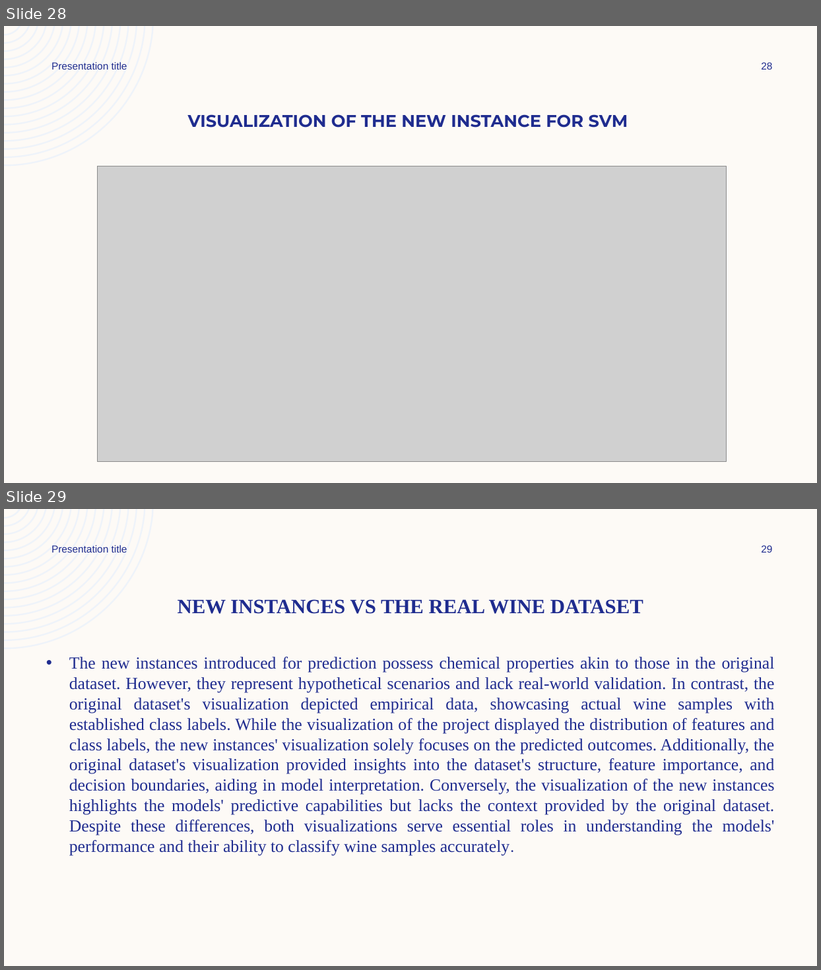
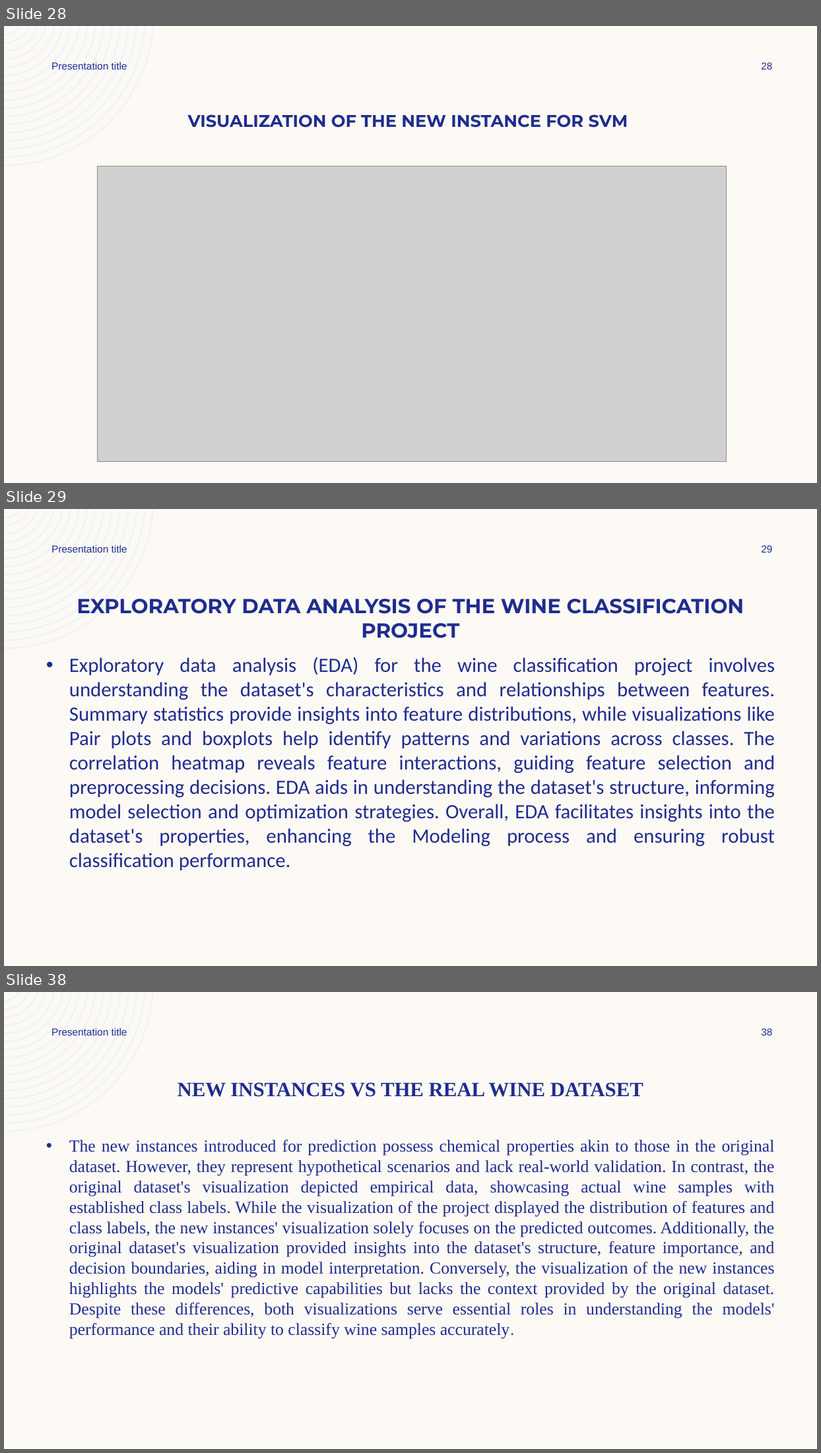
Before and after one commit to bigkebs/code-path-preview, a slide deck: Wine Classification Project_KBM_2024.pptx. Shown one above the other, each under a label of ours: slides 28 and 29 before the commit, slides 28, 29 and 38 after it; the slides between them are not shown. The pictures are 821x970 and 821x1453 pixels, drawn with LibreOffice and Linux fonts; fonts in the diff are those of the drawing; grey boxes stand for pictures. Boxes give left, top, right and bottom in pixels: in the first picture for what was removed or moved away, otherwise in the second. Text is boxed around its words. In the diff, an @@ line names an element or a change of style, - is before the commit and + after.

```diff
--- a/Wine Classification Project_KBM_2024.pptx
+++ b/Wine Classification Project_KBM_2024.pptx
@@ slide 29 added at bbox=[4, 509, 817, 966], background #FDFAF6; not listed: 1 template element that a slide beside it also shows @@
@@ text added at bbox=[52, 545, 127, 553], 12 pt, text #1F2C8F @@
+Presentation title
@@ page number added at bbox=[761, 545, 772, 553], 12 pt, text #1F2C8F @@
+29
@@ title added at bbox=[77, 599, 745, 638], 24 pt, text #1F2C8F, bold @@
+EXPLORATORY DATA ANALYSIS OF THE WINE CLASSIFICATION PROJECT
@@ text added at bbox=[69, 657, 776, 871], 24 pt, text #1F2C8F @@
+• Exploratory data analysis (EDA) for the wine classification project involves understanding the dataset's characteristics and relationships between features. Summary statistics provide insights into feature distributions, while visualizations like Pair plots and boxplots help identify patterns and variations across classes. The correlation heatmap reveals feature interactions, guiding feature selection and preprocessing decisions. EDA aids in understanding the dataset's structure, informing model selection and optimization strategies. Overall, EDA facilitates insights into the dataset's properties, enhancing the Modeling process and ensuring robust classification performance.
@@ what was slide 29 is now slide 38 @@
@@ page number at bbox=[761, 1028, 772, 1036]: text changed @@
-29
+38
```
Also in this commit, not shown: 1 slide changed, 10 other slides added.
